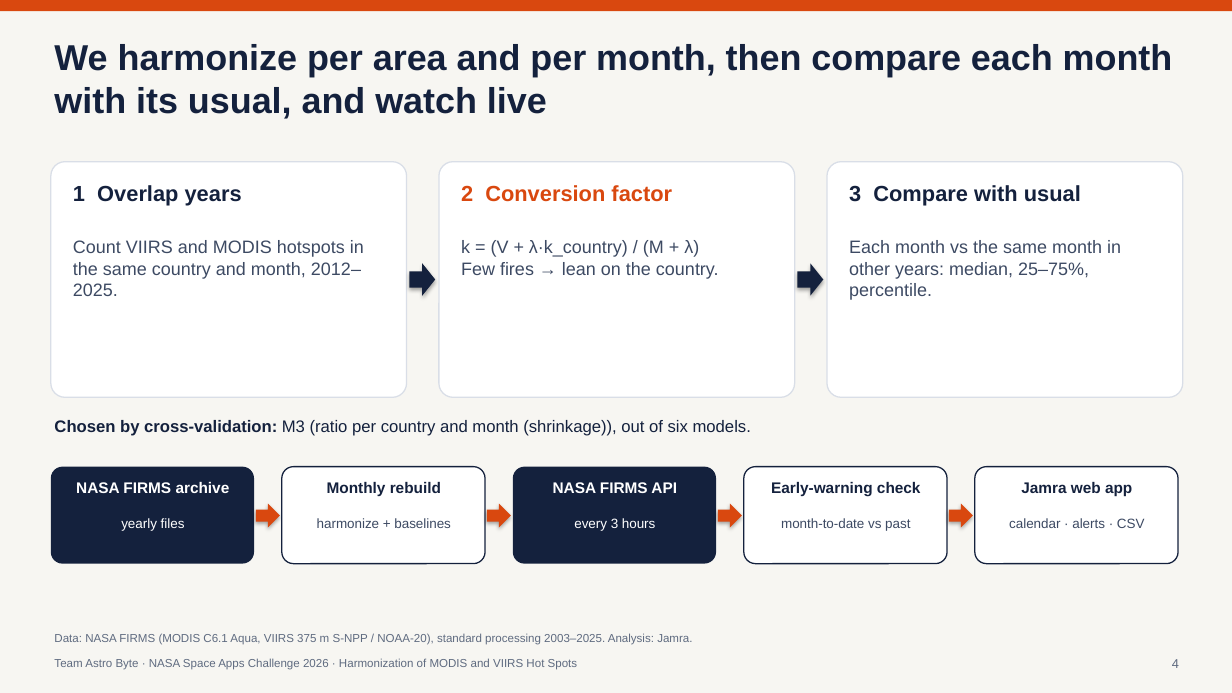
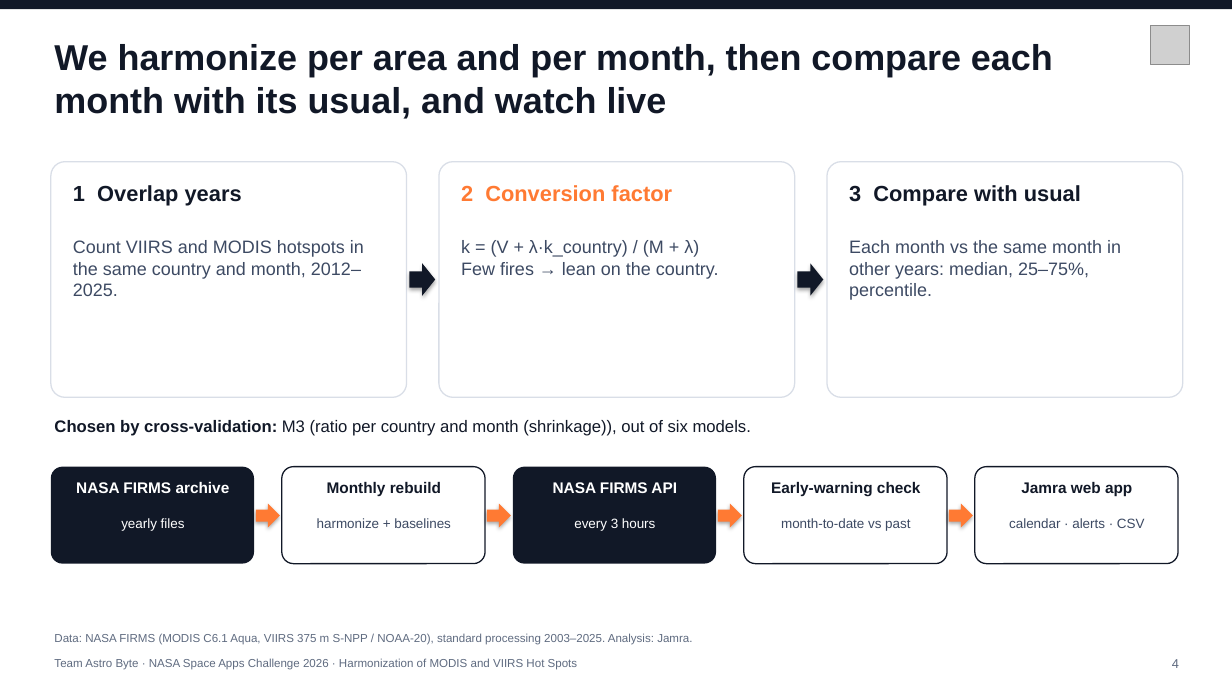
Before and after one commit to ahmedetk/jamra, a slide deck: slide 4 of slides/AstroByte_Slides.pptx. Drawn at 1232x693 pixels with LibreOffice and Linux fonts; fonts in the diff are those of the drawing; grey boxes stand for pictures. Boxes give left, top, right and bottom in pixels: in the first picture for what was removed or moved away, otherwise in the second. Text is boxed around its words. In the diff, an @@ line names an element or a change of style, - is before the commit and + after.

```diff
--- a/slides/AstroByte_Slides.pptx
+++ b/slides/AstroByte_Slides.pptx
@@ background #F7F6F2 to #FFFFFF @@
@@ rectangle at (0, 0, 1232, 9): fill #D9480F to #111827 @@
@@ picture added at (1151, 26, 1189, 65) @@
@@ text colour #14213D to #111827 in 7 elements at (73, 185, 242, 206), (849, 185, 1081, 206), (54, 420, 751, 436), (327, 482, 441, 496), (771, 482, 921, 496), (1021, 482, 1132, 496), (54, 44, 1053, 119) @@
@@ text "2 Conversion factor" at (461, 185, 672, 202): text colour #D9480F to #FF7A33 @@
@@ fill #14213D to #111827 in 4 elements at (409, 263, 435, 296), (798, 263, 823, 296), (513, 467, 716, 564), (51, 467, 254, 564) @@
@@ outline #14213D 1 pt to #111827 1 pt in 3 elements at (282, 467, 485, 564), (744, 467, 947, 564), (975, 467, 1178, 564) @@
@@ fill #D9480F to #FF7A33 in 4 elements at (256, 504, 280, 528), (487, 504, 511, 528), (718, 504, 742, 528), (949, 504, 973, 528) @@
```
Also in this commit, not shown: 6 other slides changed, 37 other files.
